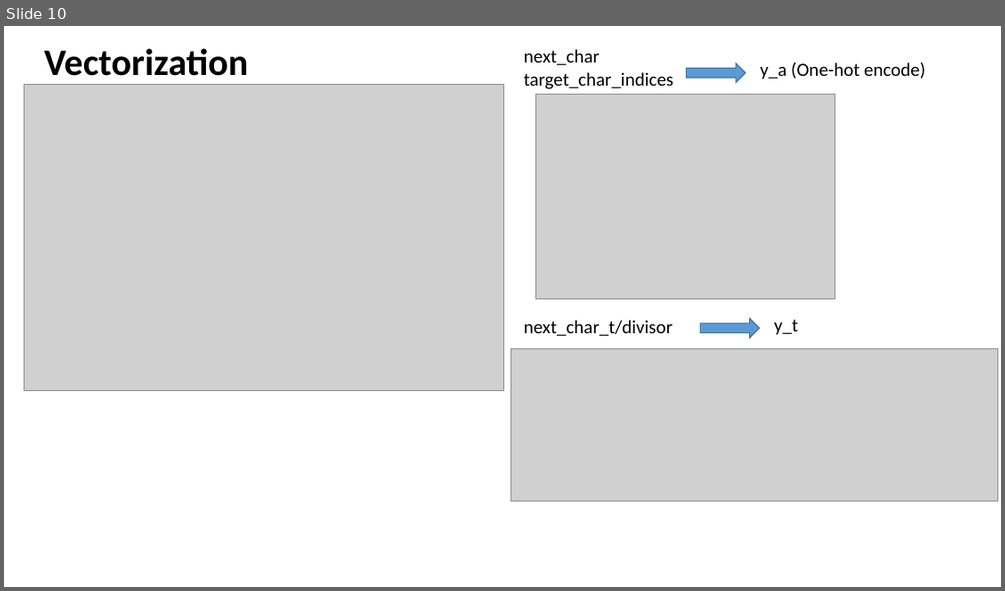
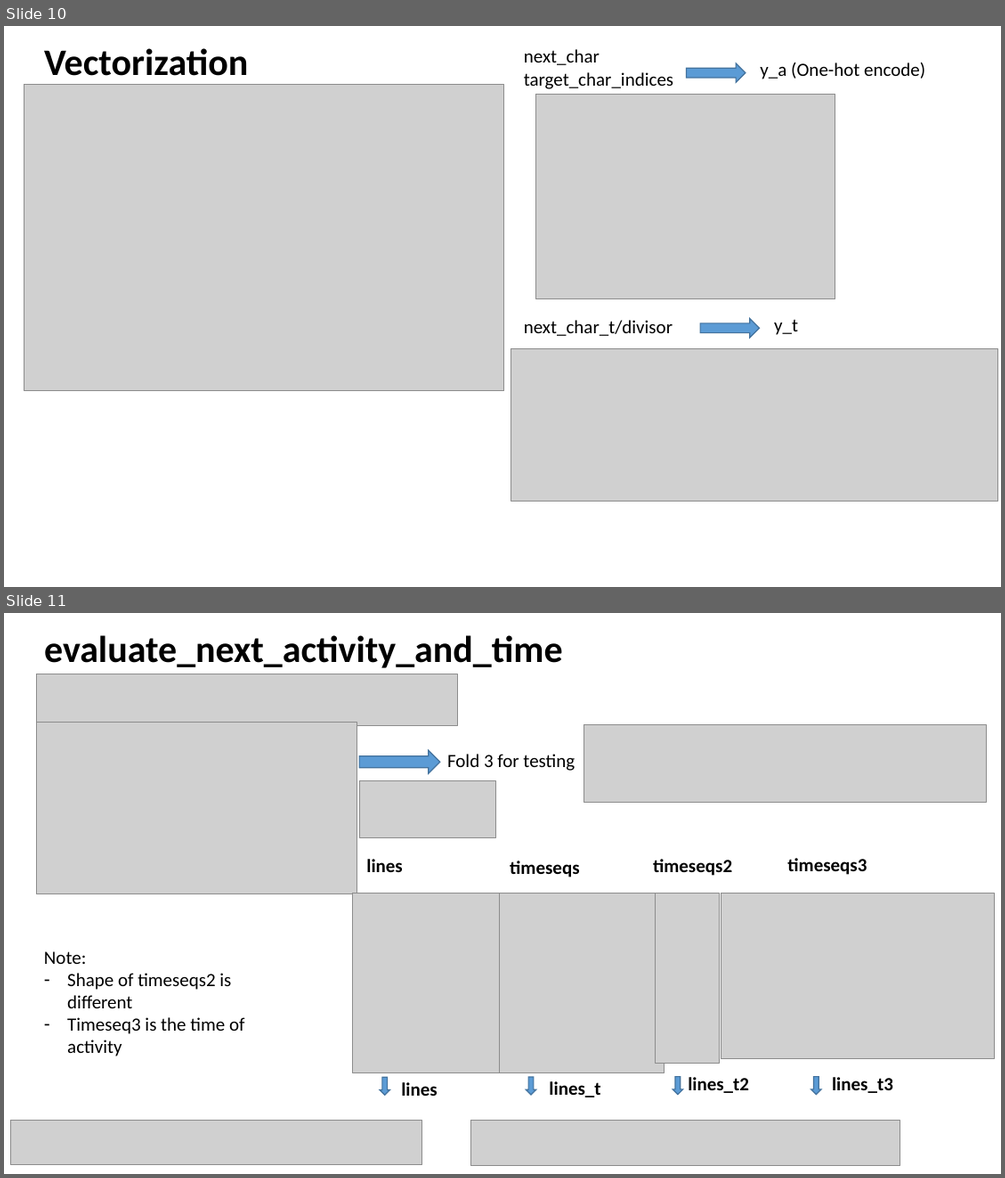
Before and after one commit to guptam/process-sequence, a slide deck: report.pptx. Shown one above the other, each under a label of ours: slide 10 before the commit, slides 10 and 11 after it. The pictures are 1005x591 and 1005x1178 pixels, drawn with LibreOffice and Linux fonts; fonts in the diff are those of the drawing; grey boxes stand for pictures. Boxes give left, top, right and bottom in pixels: in the first picture for what was removed or moved away, otherwise in the second. Text is boxed around its words. In the diff, an @@ line names an element or a change of style, - is before the commit and + after.

```diff
--- a/report.pptx
+++ b/report.pptx
@@ slide 11 added at bbox=[4, 613, 1001, 1174], background #FFFFFF @@
@@ title added at bbox=[44, 635, 563, 668], 36 pt, text #000000, bold @@
+evaluate_next_activity_and_time
@@ picture added at bbox=[37, 674, 458, 726] @@
@@ picture added at bbox=[37, 722, 357, 893] @@
@@ picture added at bbox=[584, 724, 987, 802] @@
@@ right arrow added at bbox=[359, 751, 440, 774], fill #5B9BD5, outline #43739E 1 pt @@
@@ text added at bbox=[447, 754, 574, 771], 18 pt, text #000000 @@
+Fold 3 for testing
@@ picture added at bbox=[359, 780, 495, 837] @@
@@ text added at bbox=[366, 859, 402, 872], 18 pt, text #000000, bold @@
+lines
@@ text added at bbox=[510, 860, 579, 877], 18 pt, text #000000, bold @@
+timeseqs
@@ text added at bbox=[653, 859, 732, 876], 18 pt, text #000000, bold @@
+timeseqs2
@@ text added at bbox=[787, 858, 866, 875], 18 pt, text #000000, bold @@
+timeseqs3
@@ picture added at bbox=[353, 893, 502, 1073] @@
@@ picture added at bbox=[500, 893, 664, 1073] @@
@@ picture added at bbox=[655, 893, 719, 1063] @@
@@ picture added at bbox=[721, 893, 994, 1060] @@
@@ text added at bbox=[44, 951, 244, 1056], 18 pt, text #000000 @@
+Note:
+– Shape of timeseqs2 is different
+– Timeseq3 is the time of activity
@@ right arrow added at bbox=[380, 1078, 390, 1095], fill #5B9BD5, outline #43739E 1 pt @@
@@ text added at bbox=[401, 1082, 437, 1095], 18 pt, text #000000, bold @@
+lines
@@ right arrow added at bbox=[526, 1077, 536, 1094], fill #5B9BD5, outline #43739E 1 pt @@
@@ text added at bbox=[549, 1081, 600, 1097], 18 pt, text #000000, bold @@
+lines_t
@@ right arrow added at bbox=[672, 1077, 683, 1094], fill #5B9BD5, outline #43739E 1 pt @@
@@ text added at bbox=[688, 1077, 749, 1093], 18 pt, text #000000, bold @@
+lines_t2
@@ right arrow added at bbox=[811, 1077, 821, 1094], fill #5B9BD5, outline #43739E 1 pt @@
@@ text added at bbox=[832, 1077, 893, 1093], 18 pt, text #000000, bold @@
+lines_t3
@@ picture added at bbox=[11, 1120, 422, 1165] @@
@@ picture added at bbox=[471, 1120, 900, 1165] @@
```
Also in this commit, not shown: 2 slides changed, 1 other slide added, 6 other files.
